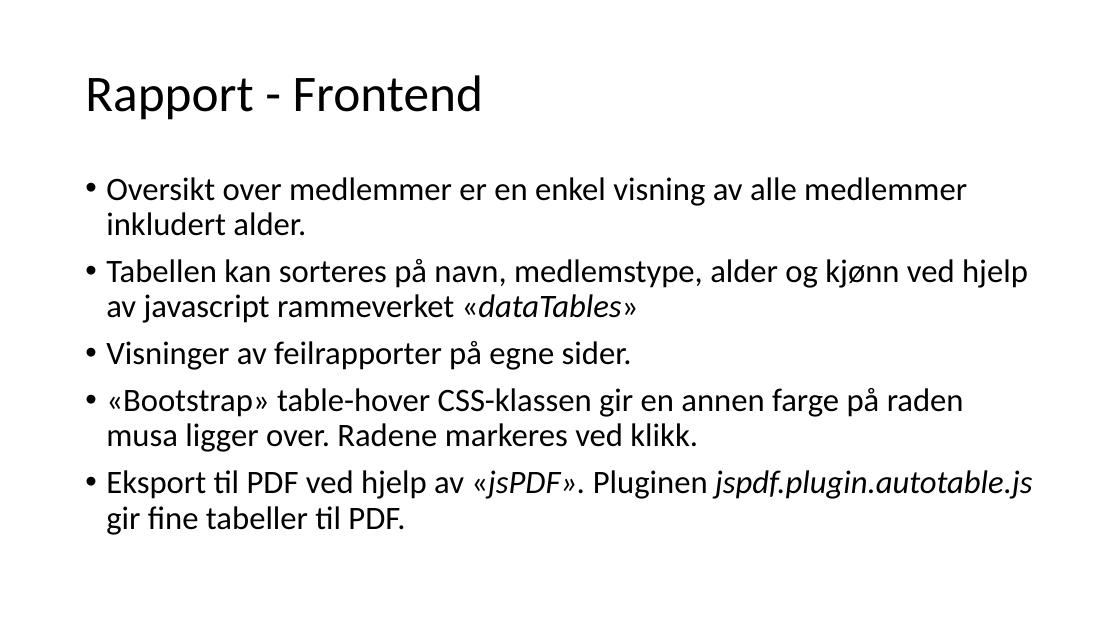
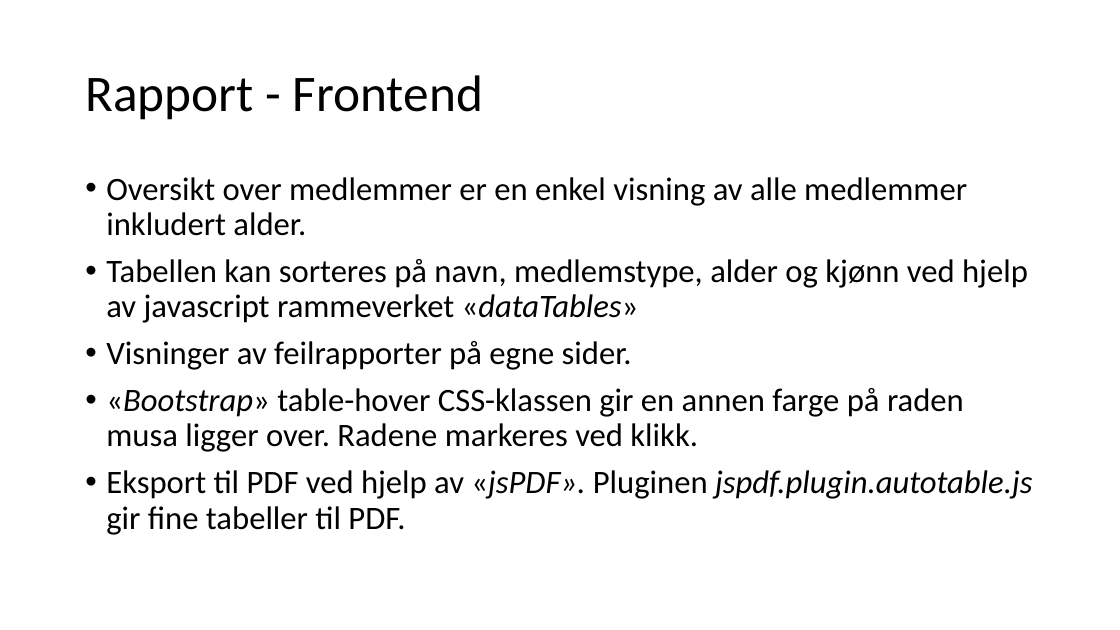
Before and after one commit to espenhoh/medlemsregister, a slide deck: slide 7 of Presentasjon løsning.pptx. Drawn at 1120x630 pixels with LibreOffice and Linux fonts; fonts in the diff are those of the drawing. Boxes give left, top, right and bottom in pixels: in the first picture for what was removed or moved away, otherwise in the second. Text is boxed around its words. In the diff, an @@ line names an element or a change of style, - is before the commit and + after.

```diff
--- a/Presentasjon løsning.pptx
+++ b/Presentasjon løsning.pptx
@@ text at <box>106,388,964,452</box>: italic on in "«Bootstrap»" @@
```
Also in this commit, not shown: 1 other slide changed.
